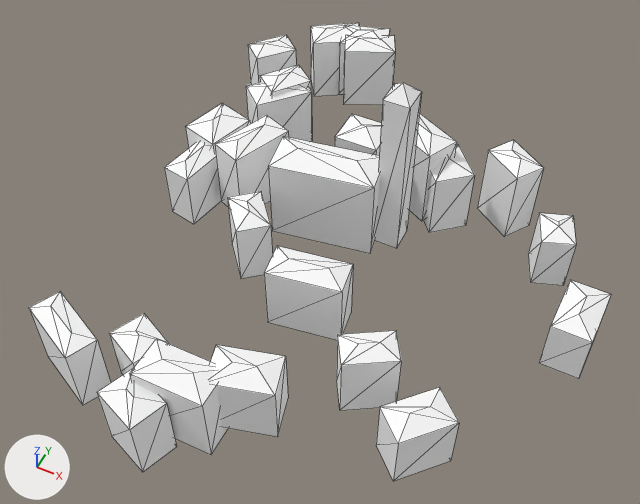
Two versions of the glTF model games/yorimichi/assets/belmonte/meshes/SM_BM_BVV_Village_2.glb, one commit apart.
Before and after are seen from a 50 mm lens placed at (75.7, -162.5, 180.2), pointed at (3.0, -17.0, -1.6). The axes (+X, +Y, +Z) are drawn at lower left. The lights are the same throughout. The picture after the commit comes second. Mesh edges are drawn as thin lines. Vertices at exactly the same position are counted once.

Names of what the first picture shows: 'SM_BM_BVV_Village_2'.
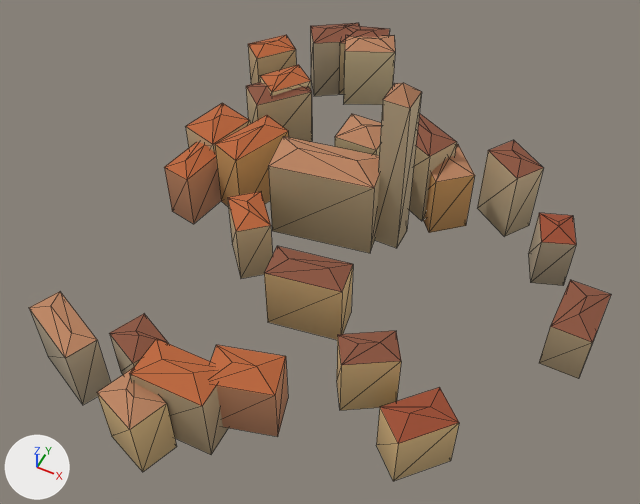
What differs and where, as boxes [x1, y1, x2, y2] in the pictures (640 x 504 px):
part 1 of me_sm_bvv_village_2, recoloured (white to beige): [29, 27, 593, 481] in both
part 2 of me_sm_bvv_village_2, recoloured (white to orange): [29, 35, 475, 432] in both
part 3 of me_sm_bvv_village_2, recoloured: [110, 23, 611, 444] in both

Patch to the scene script:
```diff
--- a/games/yorimichi/assets/belmonte/meshes/SM_BM_BVV_Village_2.glb.py
+++ b/games/yorimichi/assets/belmonte/meshes/SM_BM_BVV_Village_2.glb.py
@@ me_sm_bvv_village_2 @@
 me_sm_bvv_village_2.from_pydata(...)  # 259 vertices, 362 faces; spans x -63.0..78.0, y -86.0..76.0, z -30.0..43.0
 # used by ob_sm_bm_bvv_village_2; location = (0.0, 0.0, 0.0)
+# me_sm_bvv_village_2 part 1: 192 faces centred in x -61.0..78.0, y -84.0..74.0, z -25.0..22.0 are repainted in the vertex colours; the middle colour goes from white #ffffff to beige #bead8b
+# me_sm_bvv_village_2 part 2: 104 faces centred in x -59.0..28.0, y -82.0..68.0, z -7.0..40.0 are repainted in the vertex colours; the middle colour goes from white #ffffff to orange #bd855a
+# me_sm_bvv_village_2 part 3: 66 faces centred in x -43.0..76.0, y -65.0..72.0, z -12.0..10.0 are repainted in the vertex colours; the middle colour goes from white #ffffff to brown #8c543d
 me_sm_bvv_village_2.materials.append(mat_bm_000_m_stone_063)
```
